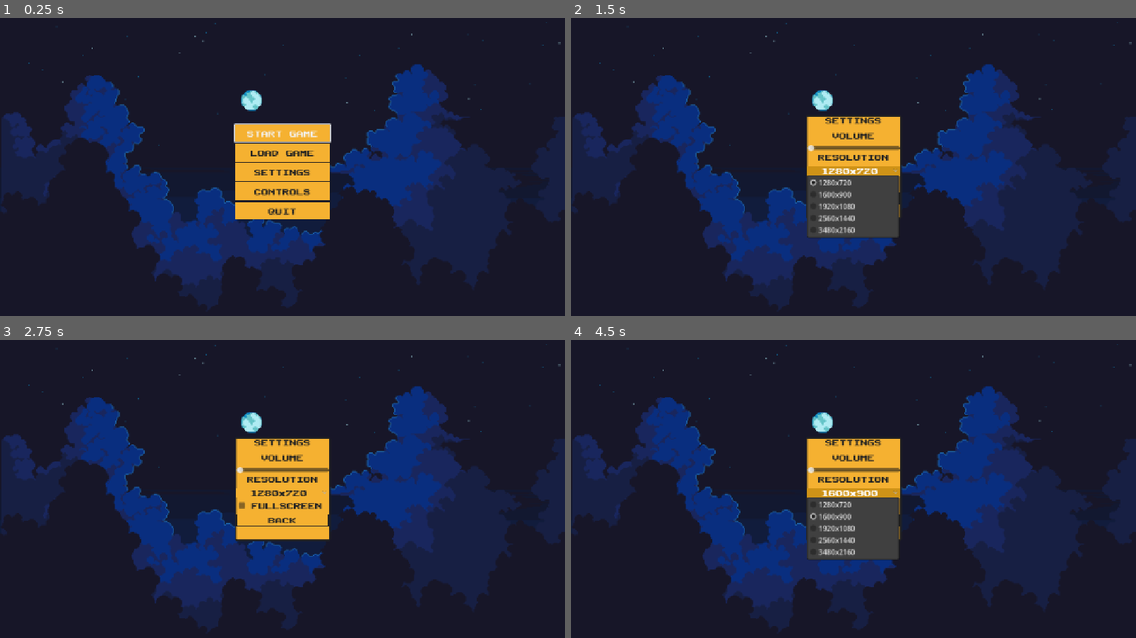
Above: before the commit, frames 1-4 (two rows, left to right).
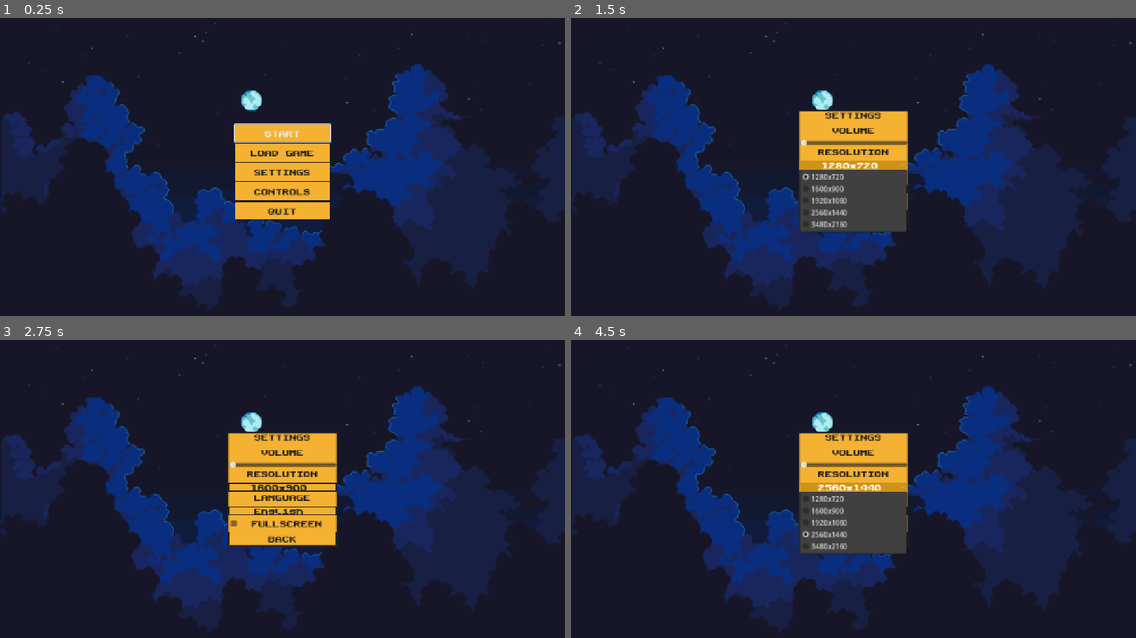
Above: after the commit, the same moments.

Repository: fabiolrodriguez/indie-game-starter-kit
Game: Godot game, scene res://scenes/main_menu/main_menu.tscn
The game is run twice, just before and just after one commit, with the same random seed, the same clock (stepped at 60 frames per second) and the same inputs.
Inputs (mouse positions are in pixels of both pictures, inside the frame that each line leads up to):
- Up to frame 1 (0.25 s): no input
- Up to frame 2 (1.5 s): click "SETTINGS" at 0.5 s; click "1280x720" at 1.25 s
- Up to frame 3 (2.75 s): click (282, 509) at 2 s, where only the run after the commit has a clickable "English"
- Up to frame 4 (4.5 s): click "1280x720" (after the commit: "1600x900") at 2.75 s; click "BACK" at 3.5 s; click "1600x900" (after the commit: "2560x1440") at 4.25 s

The runs differ from the first frame. In frame 1, 0.2% of the frame differs, in the area x 43-57%, y 37-41%; in frame 2, 4.7%; in frame 3, 4.3%; in frame 4, 4.7%, in the area x 40-60%, y 30-74%.

Commit message:
finished resolution settings and first working localization manager

Diff:
--- a/scenes/main_menu/main_menu.tscn
+++ b/scenes/main_menu/main_menu.tscn
@@ -38,6 +38,11 @@
 
 [sub_resource type="StyleBoxFlat" id="StyleBoxFlat_qel0l"]
 bg_color = Color(0.9607843, 0.69411767, 0.19215687, 1)
+border_width_left = 2
+border_width_top = 2
+border_width_right = 2
+border_width_bottom = 2
+border_color = Color(0.13333334, 0.13333334, 0.13333334, 1)
 
 [sub_resource type="StyleBoxFlat" id="StyleBoxFlat_dn3lk"]
 bg_color = Color(0.8117647, 0.5764706, 0.09019608, 1)
@@ -50,7 +55,7 @@
 border_width_left = 2
 border_width_top = 2
 border_width_right = 2
-border_width_bottom = 4
+border_width_bottom = 2
 border_color = Color(0.13333334, 0.13333334, 0.13333334, 1)
 
 [sub_resource type="StyleBoxFlat" id="StyleBoxFlat_x2yjq"]
@@ -216,6 +221,23 @@
 horizontal_alignment = 1
 
 [node name="OptionButton" type="OptionButton" parent="menu/SettingsPanel/MarginContainer/VBoxContainer" unique_id=760169461]
+layout_mode = 2
+theme_override_colors/font_color = Color(0.13333334, 0.13333334, 0.13333334, 1)
+theme_override_fonts/font = ExtResource("1_fsom3")
+theme_override_styles/normal = SubResource("StyleBoxFlat_qel0l")
+theme_override_styles/pressed = SubResource("StyleBoxFlat_dn3lk")
+theme_override_styles/hover = SubResource("StyleBoxFlat_rrgl4")
+alignment = 1
+
+[node name="LanguageLabel" type="Label" parent="menu/SettingsPanel/MarginContainer/VBoxContainer" unique_id=1535816958]
+custom_minimum_size = Vector2(0, 25)
+layout_mode = 2
+theme_override_colors/font_color = Color(0.13333334, 0.13333334, 0.13333334, 1)
+theme_override_fonts/font = ExtResource("1_fsom3")
+text = "LANGUAGE"
+horizontal_alignment = 1
+
+[node name="LanguageSelector" type="OptionButton" parent="menu/SettingsPanel/MarginContainer/VBoxContainer" unique_id=259580146]
 layout_mode = 2
 theme_override_colors/font_color = Color(0.13333334, 0.13333334, 0.13333334, 1)
 theme_override_fonts/font = ExtResource("1_fsom3")
@@ -269,6 +291,7 @@
 [connection signal="pressed" from="menu/MainPanel/MarginContainer/VBoxContainer/quit" to="." method="_on_quit_pressed"]
 [connection signal="changed" from="menu/SettingsPanel/MarginContainer/VBoxContainer/VolumeSlider" to="." method="_on_volume_slider_changed"]
 [connection signal="item_selected" from="menu/SettingsPanel/MarginContainer/VBoxContainer/OptionButton" to="." method="_on_option_button_item_selected"]
+[connection signal="item_selected" from="menu/SettingsPanel/MarginContainer/VBoxContainer/LanguageSelector" to="." method="_on_language_selector_item_selected"]
 [connection signal="toggled" from="menu/SettingsPanel/MarginContainer/VBoxContainer/FullscreenCheckbox" to="." method="_on_fullscreen_checkbox_toggled"]
 [connection signal="focus_entered" from="menu/SettingsPanel/MarginContainer/VBoxContainer/BackButton" to="." method="_on_back_button_focus_entered"]
 [connection signal="mouse_entered" from="menu/SettingsPanel/MarginContainer/VBoxContainer/BackButton" to="." method="_on_back_button_mouse_entered"]
--- a/scripts/localization_manager.gd
+++ b/scripts/localization_manager.gd
@@ -1,22 +1,36 @@
 extends Node
+
+signal language_changed
 
 var current_language := "pt_BR"
 
 var translations = {
 	"pt_BR": {
-		"menu_start": "Jogar",
-		"menu_settings": "Configurações",
+		"menu_start": "JOGAR",
+		"menu_settings": "CONFIGURAÇÕES",
+		"menu_back": "VOLTAR",
+		"menu_quit": "SAIR",
 	},
 	"en_US": {
-		"menu_start": "Start",
-		"menu_settings": "Settings",
+		"menu_start": "START",
+		"menu_settings": "SETTINGS",
+		"menu_back": "BACK",
+		"menu_quit": "QUIT"
 	}
 }
 
 func set_language(lang: String):
 	current_language = lang
+	emit_signal("language_changed")
 
 func tr_key(key: String) -> String:
-	if translations.has(current_language) and translations[current_language].has(key):
-		return translations[current_language][key]
+	if translations.has(current_language):
+		var lang_dict = translations[current_language]
+		if lang_dict.has(key):
+			return lang_dict[key]
+
+	# fallback para inglês
+	if translations.has("en_US") and translations["en_US"].has(key):
+		return translations["en_US"][key]
+
 	return key
--- a/scripts/main_menu.gd
+++ b/scripts/main_menu.gd
@@ -6,6 +6,13 @@
 @onready var back_button = $menu/SettingsPanel/MarginContainer/VBoxContainer/BackButton
 
 @onready var resolution_selector = $menu/SettingsPanel/MarginContainer/VBoxContainer/OptionButton
+@onready var language_selector = $menu/SettingsPanel/MarginContainer/VBoxContainer/LanguageSelector
+@onready var fullscreen_checkbox = $menu/SettingsPanel/MarginContainer/VBoxContainer/FullscreenCheckbox
+@onready var volume_slider = $menu/SettingsPanel/MarginContainer/VBoxContainer/VolumeSlider
+@onready var quit_button = $menu/MainPanel/MarginContainer/VBoxContainer/quit
+@onready var settings_button = $menu/MainPanel/MarginContainer/VBoxContainer/settings
+
+var language_codes = ["pt_BR", "en_US"]
 
 var resolutions = [
 	Vector2i(1280, 720),
@@ -27,9 +34,50 @@
 	setup_resolution_selector()
 	start_button.grab_focus()
 	SettingsManager.load_settings()
+	setup_language_selector()
+	sync_language_selector()
+	update_texts()
+	sync_settings_ui()
+	LocalizationManager.language_changed.connect(update_texts)
 # Called every frame. 'delta' is the elapsed time since the previous frame.
 func _process(delta: float) -> void:
 	pass
+
+func get_language_display_name(code: String) -> String:
+	match code:
+		"pt_BR":
+			return "Português (BR)"
+		"en_US":
+			return "English"
+		_:
+			return code
+
+func setup_language_selector():
+	language_selector.clear()
+
+	for code in language_codes:
+		language_selector.add_item(get_language_display_name(code))
+
+func sync_language_selector():
+	var index = language_codes.find(SettingsManager.language)
+
+	if index != -1:
+		language_selector.select(index)
+	else:
+		language_selector.select(0)
+
+func update_texts():
+	start_button.text = LocalizationManager.tr_key("menu_start")
+	back_button.text = LocalizationManager.tr_key("menu_back")
+	quit_button.text = LocalizationManager.tr_key("menu_quit")
+	settings_button.text = LocalizationManager.tr_key("menu_settings")
+	# adicione outros botões aqui
+
+func sync_settings_ui():
+	fullscreen_checkbox.button_pressed = SettingsManager.fullscreen
+	volume_slider.value = SettingsManager.volume
+	resolution_selector.select(SettingsManager.resolution_index)
+	sync_language_selector()
 
 # Button Sounds and Actions
 
@@ -92,4 +140,11 @@
 
 func _on_option_button_item_selected(index) -> void:
 	var res = resolutions[index]
-	SettingsManager.apply_resolution(res)
+	SettingsManager.set_resolution_from_value(res)
+
+func _on_language_selector_item_selected(index: int) -> void:
+	if index < 0 or index >= language_codes.size():
+		return
+	SettingsManager.language = language_codes[index]
+	SettingsManager.save()
+	SettingsManager.apply_language()
--- a/scripts/settings_manager.gd
+++ b/scripts/settings_manager.gd
@@ -3,7 +3,6 @@
 var volume := 1.0
 var fullscreen := false
 var resolution_index := 0
-var menu_res = 0
 
 var config = ConfigFile.new()
 const SETTINGS_PATH := "user://settings.cfg"
@@ -16,11 +15,13 @@
 	Vector2i(3480, 2160)
 ]
 
+var language = "en_US"
+
 func save():
 	config.set_value("settings", "volume", volume)
 	config.set_value("settings", "fullscreen", fullscreen)
-	config.set_value("settings", "resolution_index", menu_res)
-	#config.set_value("settings", "language", Localization.current_language)
+	config.set_value("settings", "resolution_index", resolution_index)
+	config.set_value("settings", "language", language)
 
 	config.save(SETTINGS_PATH)
 
@@ -32,23 +33,20 @@
 	volume = config.get_value("settings", "volume", 1.0)
 	fullscreen = config.get_value("settings", "fullscreen", false)
 	resolution_index = config.get_value("settings", "resolution_index", 0)
+	language = config.get_value("settings", "language", "pt_BR")
 
-	var lang = config.get_value("settings", "language", "pt_BR")
-	#Localization.set_language(lang)
+func apply_resolution():
+	if resolution_index < 0 or resolution_index >= resolutions.size():
+		resolution_index = 0
 
-func apply_resolution(menu_resolution):
-	var res = menu_resolution
-	menu_res = resolutions.find(res)
+	var res = resolutions[resolution_index]
 	DisplayServer.window_set_size(res)
-	# center window
+
 	var screen = DisplayServer.screen_get_size()
 	var pos = (screen - res) / 2
 	DisplayServer.window_set_position(pos)
-	save()
-	apply()
 
 func apply():
-
 	if volume <= 0:
 		AudioServer.set_bus_volume_db(0, -80)
 	else:
@@ -59,14 +57,24 @@
 	else:
 		DisplayServer.window_set_mode(DisplayServer.WINDOW_MODE_WINDOWED)
 
+	apply_resolution()
+	apply_language()
+
+func set_resolution_from_value(menu_resolution: Vector2i):
+	var index = resolutions.find(menu_resolution)
+	if index != -1:
+		resolution_index = index
+		save()
+		apply()
+
 func fscr(checkbox):
-	if checkbox:
-		fullscreen = true
-	else:
-		fullscreen = false
+	fullscreen = checkbox
 	save()
 	apply()
 
+func apply_language():
+	LocalizationManager.set_language(language)
+
 func _ready():
 	load_settings()
-	#apply()
+	apply()
